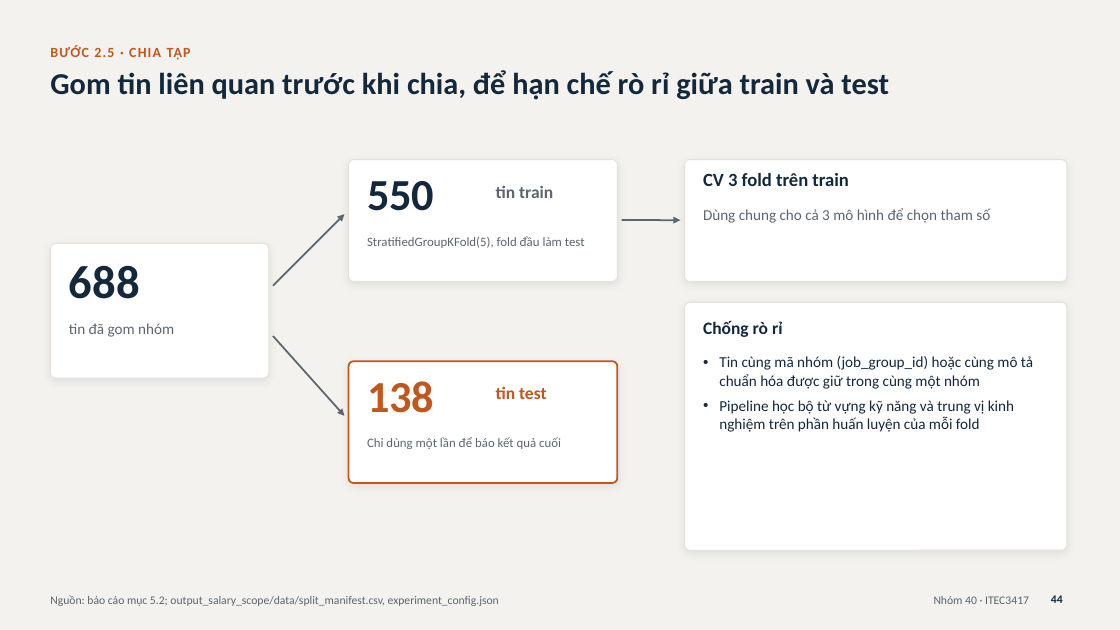
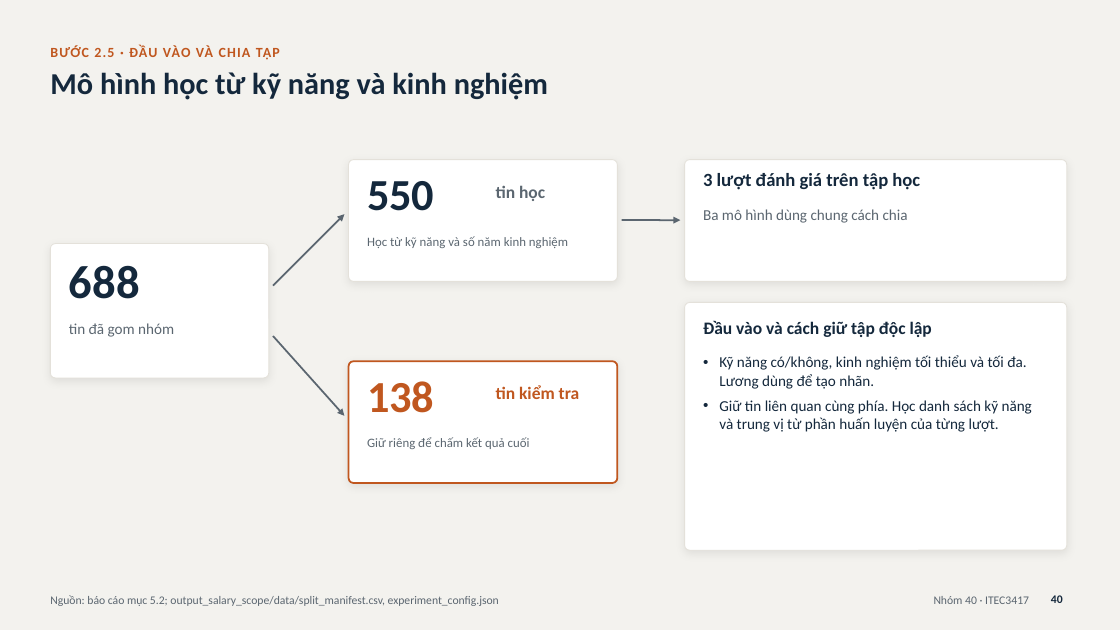
Before and after one commit to Tuan-Nguyen-176/vietnam-it-job-market-analysis, a slide deck: slide 40 of slide thuyet trinh/Nhom40_SlideThuyetTrinh.pptx (slide 44 before the commit). Drawn at 1120x630 pixels with LibreOffice and Linux fonts; fonts in the diff are those of the drawing. Boxes give left, top, right and bottom in pixels: in the first picture for what was removed or moved away, otherwise in the second. Text is boxed around its words. In the diff, an @@ line names an element or a change of style, - is before the commit and + after.

```diff
--- a/slide thuyet trinh/Nhom40_SlideThuyetTrinh.pptx
+++ b/slide thuyet trinh/Nhom40_SlideThuyetTrinh.pptx
@@ text at (x1=50, y1=45, x2=280, y2=60): text changed @@
-BƯỚC 2.5 · CHIA TẬP
+BƯỚC 2.5 · ĐẦU VÀO VÀ CHIA TẬP
@@ title at (x1=50, y1=72, x2=548, y2=100): text changed @@
-Gom tin liên quan trước khi chia, để hạn chế rò rỉ giữa train và test
+Mô hình học từ kỹ năng và kinh nghiệm
@@ text at (x1=703, y1=173, x2=920, y2=190): text changed @@
-CV 3 fold trên train
+3 lượt đánh giá trên tập học
@@ text at (x1=496, y1=185, x2=545, y2=201): text changed @@
-tin train
+tin học
@@ text at (x1=703, y1=209, x2=908, y2=223): text changed @@
-Dùng chung cho cả 3 mô hình để chọn tham số
+Ba mô hình dùng chung cách chia
@@ text at (x1=367, y1=236, x2=568, y2=248): text changed @@
-StratifiedGroupKFold(5), fold đầu làm test
+Học từ kỹ năng và số năm kinh nghiệm
@@ text at (x1=703, y1=320, x2=932, y2=337): text changed @@
-Chống rò rỉ
+Đầu vào và cách giữ tập độc lập
@@ text at (x1=719, y1=355, x2=1032, y2=432): text changed @@
-• Tin cùng mã nhóm (job_group_id) hoặc cùng mô tả chuẩn hóa được giữ trong cùng một nhóm
-• Pipeline học bộ từ vựng kỹ năng và trung vị kinh nghiệm trên phần huấn luyện của mỗi fold
+• Kỹ năng có/không, kinh nghiệm tối thiểu và tối đa. Lương dùng để tạo nhãn.
+• Giữ tin liên quan cùng phía. Học danh sách kỹ năng và trung vị từ phần huấn luyện của từng lượt.
@@ text at (x1=496, y1=385, x2=580, y2=399): text changed @@
-tin test
+tin kiểm tra
@@ text at (x1=367, y1=437, x2=530, y2=449): text changed @@
-Chỉ dùng một lần để báo kết quả cuối
+Giữ riêng để chấm kết quả cuối
@@ page number at (x1=1051, y1=595, x2=1063, y2=603): text changed @@
-44
+40
```
Also in this commit, not shown: 14 other slides changed, 4 slides removed, 1 other file.
